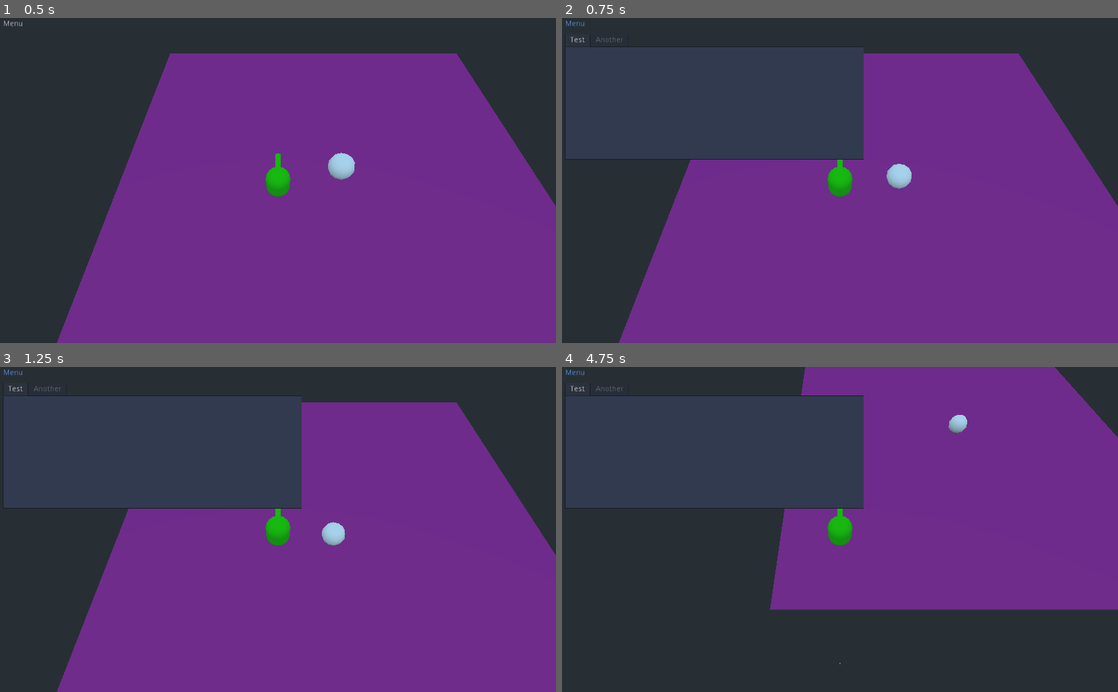
Above: before the commit, frames 1-4 (two rows, left to right).
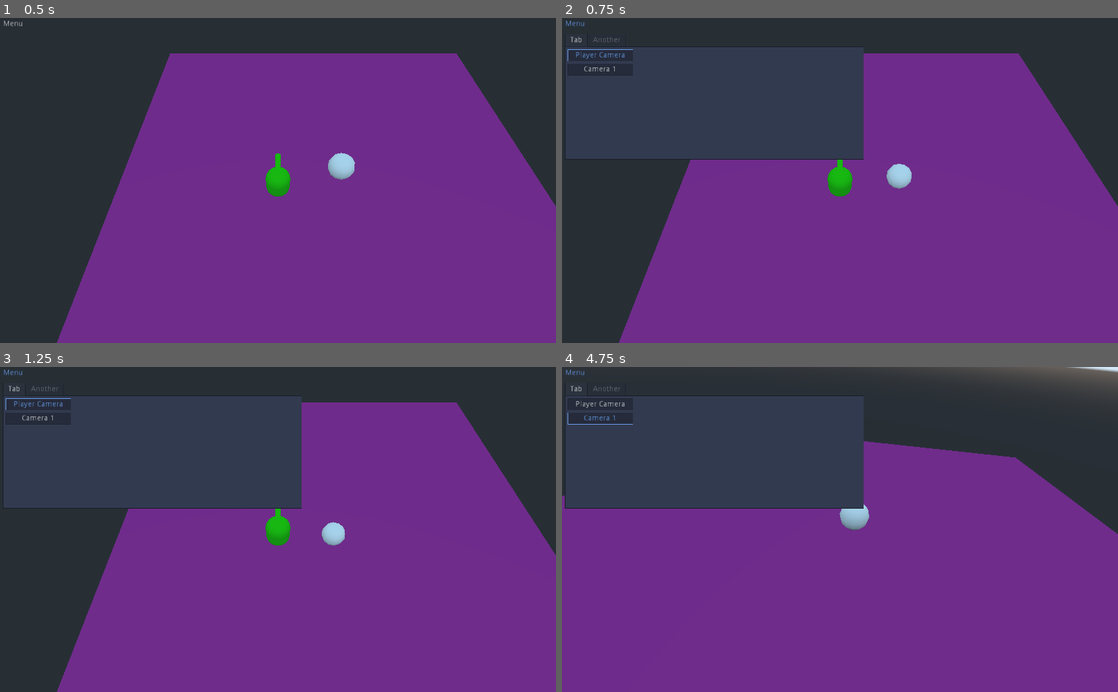
Above: after the commit, the same moments.

Repository: c-dante/godot-jam
Game: Godot game, scene res://FirstScene.tscn
Two runs of this game, one before a commit and one after it. Both use one fixed random seed, a clock stepped at 60 frames per second and the inputs below.
Inputs (mouse positions are in pixels of both pictures, inside the frame that each line leads up to):
- Up to frame 1 (0.5 s): no input
- Up to frame 2 (0.75 s): click "Menu" at 0.5 s
- Up to frame 3 (1.25 s): no input
- Up to frame 4 (4.75 s): click (600, 406) at 1.25 s, where only the run after the commit has a clickable "Player Camera"; click (600, 419) at 2 s, where only the run after the commit has a clickable "Camera 1"; hold D (move_right) 2.78-3.53 s; hold S (move_down) 3.53-4.28 s; hold D (move_right) from 4.28 s (still down)

Frame 1 is identical in both runs. In frame 2, 0.2% of the frame differs, in the area x 1-13%, y 5-18%; in frame 3, 0.2%; in frame 4, 53%, in the area x 0-100%, y 0-100%.

Commit message:
Getting some hud and playing with camera stuff

Diff:
--- a/FirstScene.tscn
+++ b/FirstScene.tscn
@@ -31,6 +31,8 @@
 transform = Transform( -2.18557e-08, -0.866025, 0.5, -3.78552e-08, 0.5, 0.866025, -1, -3.55271e-15, -4.37114e-08, 9.54227, 7.78057, 0 )
 
 [node name="UI" parent="." instance=ExtResource( 6 )]
+playerCamPath = NodePath("../KinematicBody/GimbalCamera/Camera")
+cam1Path = NodePath("../Camera")
 
 [node name="Camera" type="Camera" parent="."]
 transform = Transform( -0.0917683, -0.616427, 0.782046, 0.0763278, 0.778695, 0.622742, -0.992851, 0.11684, -0.024409, 12.8223, 10.0136, 0.468596 )
--- a/src/ui/MenuBtn.gd
+++ b/src/ui/MenuBtn.gd
@@ -6,6 +6,7 @@
 
 func _ready():
 	target = get_node(targetPath)
+	(target as CanvasItem).visible = self.pressed
 	pass
 
 func _on_MenuBtn_toggled(pressed):
--- /dev/null
+++ b/src/ui/ui.gd
@@ -0,0 +1,29 @@
+extends Control
+
+var view: Viewport
+export (NodePath) var playerCamPath
+export (NodePath) var cam1Path
+
+var playerCam: Camera
+var cam1: Camera
+
+onready var playerCamBtn = get_node("Menu/Tab/CameraBox/Player Camera")
+onready var cam1Btn = get_node("Menu/Tab/CameraBox/Camera1")
+
+func _ready():
+	view = get_viewport();
+	playerCam = get_node(playerCamPath)
+	cam1 = get_node(cam1Path)
+	setButtonState()
+
+func setButtonState():
+	playerCamBtn.pressed = view.get_camera() == playerCam
+	cam1Btn.pressed = view.get_camera() == cam1
+
+func _on_Player_Camera_pressed():
+	playerCam.make_current()
+	setButtonState()
+
+func _on_Camera1_pressed():
+	cam1.make_current()
+	setButtonState()
--- a/src/ui/ui.tscn
+++ b/src/ui/ui.tscn
@@ -1,12 +1,14 @@
-[gd_scene load_steps=3 format=2]
+[gd_scene load_steps=4 format=2]
 
 [ext_resource path="res://test.theme" type="Theme" id=1]
 [ext_resource path="res://src/ui/MenuBtn.gd" type="Script" id=2]
+[ext_resource path="res://src/ui/ui.gd" type="Script" id=3]
 
 [node name="Control" type="Control"]
 margin_right = 40.0
 margin_bottom = 40.0
 theme = ExtResource( 1 )
+script = ExtResource( 3 )
 
 [node name="MenuBtn" type="ToolButton" parent="."]
 margin_right = 12.0
@@ -20,7 +22,6 @@
 targetPath = NodePath("../Menu")
 
 [node name="Menu" type="TabContainer" parent="."]
-visible = false
 margin_left = 5.0
 margin_top = 29.0
 margin_right = 556.0
@@ -31,13 +32,41 @@
 "_edit_use_anchors_": false
 }
 
-[node name="Test" type="Tabs" parent="Menu"]
+[node name="Tab" type="Tabs" parent="Menu"]
 anchor_right = 1.0
 anchor_bottom = 1.0
 margin_left = 5.0
 margin_top = 29.0
 margin_right = -5.0
 margin_bottom = -5.0
+
+[node name="CameraBox" type="VBoxContainer" parent="Menu/Tab"]
+margin_right = 121.0
+margin_bottom = 198.0
+__meta__ = {
+"_edit_use_anchors_": false
+}
+
+[node name="Player Camera" type="Button" parent="Menu/Tab/CameraBox"]
+margin_right = 121.0
+margin_bottom = 22.0
+rect_pivot_offset = Vector2( 236.825, 76.468 )
+toggle_mode = true
+text = "Player Camera"
+__meta__ = {
+"_edit_use_anchors_": false
+}
+
+[node name="Camera1" type="Button" parent="Menu/Tab/CameraBox"]
+margin_top = 26.0
+margin_right = 121.0
+margin_bottom = 48.0
+rect_pivot_offset = Vector2( 236.825, 76.468 )
+toggle_mode = true
+text = "Camera 1"
+__meta__ = {
+"_edit_use_anchors_": false
+}
 
 [node name="Another" type="Tabs" parent="Menu"]
 visible = false
@@ -61,3 +90,5 @@
 "_edit_use_anchors_": false
 }
 [connection signal="toggled" from="MenuBtn" to="MenuBtn" method="_on_MenuBtn_toggled"]
+[connection signal="pressed" from="Menu/Tab/CameraBox/Player Camera" to="." method="_on_Player_Camera_pressed"]
+[connection signal="pressed" from="Menu/Tab/CameraBox/Camera1" to="." method="_on_Camera1_pressed"]
